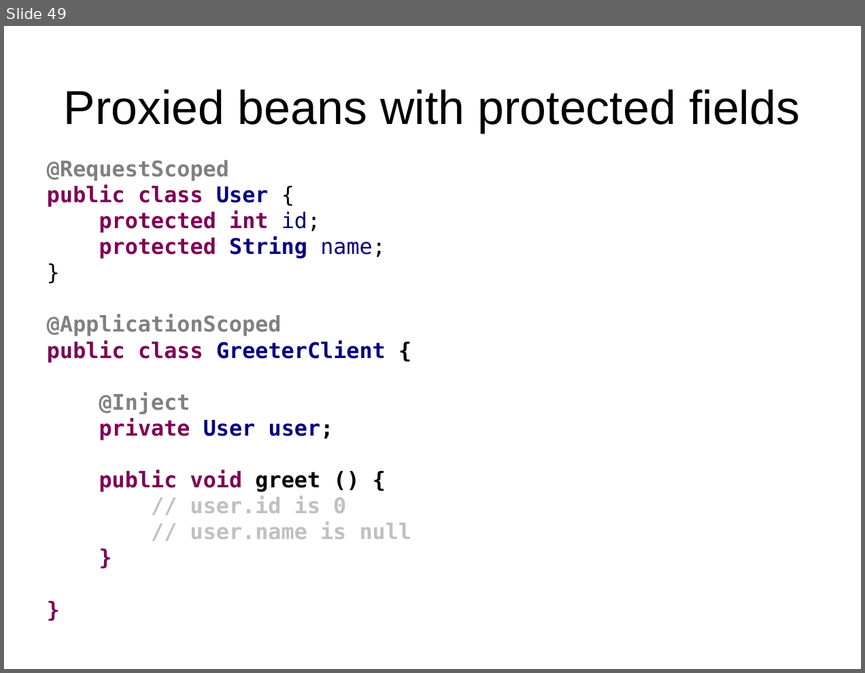
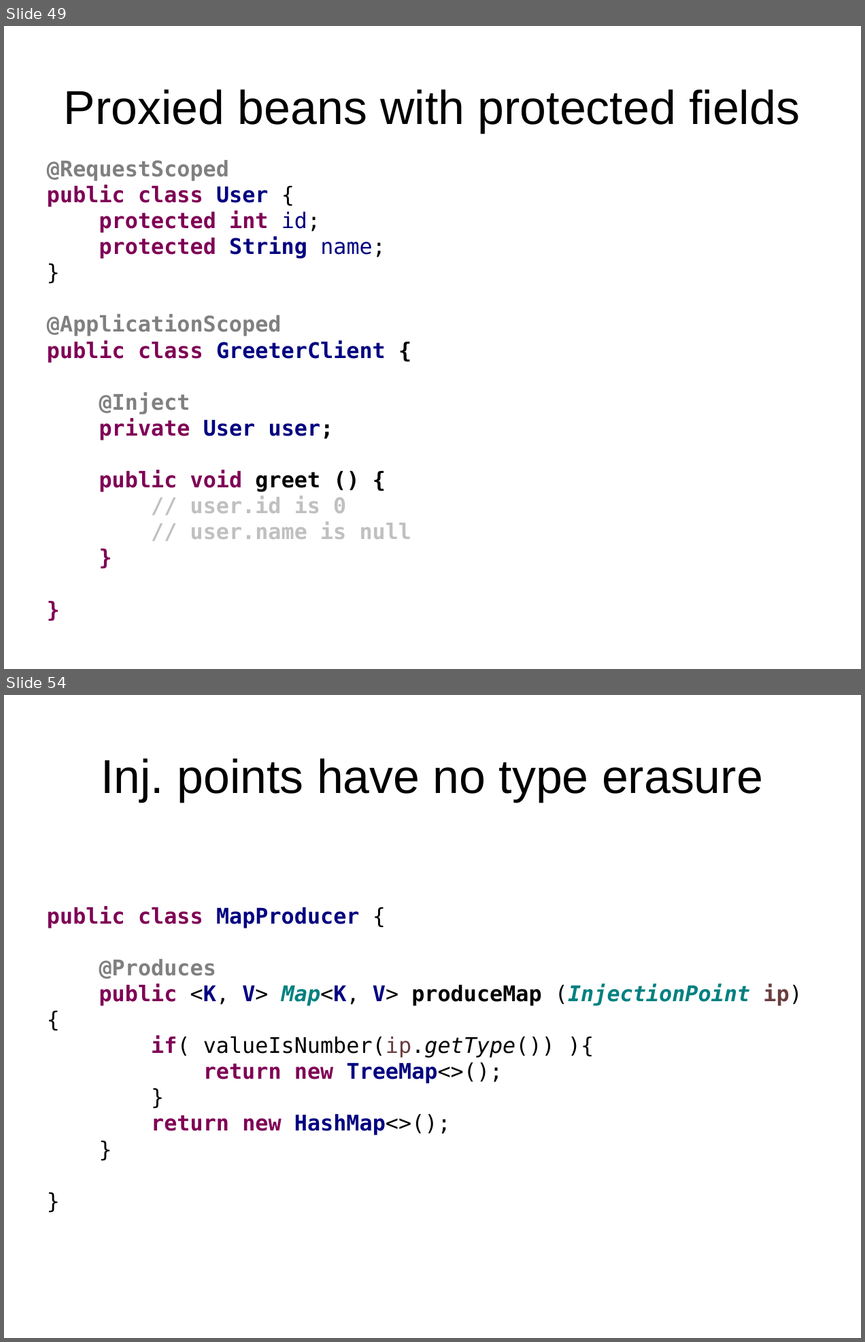
Before and after one commit to FrigoCoder/CDI, a slide deck: CDI.odp. Shown one above the other, each under a label of ours: slide 49 before the commit, slides 49 and 54 after it; the slides between them are not shown. The pictures are 865x673 and 865x1342 pixels, drawn with LibreOffice and Linux fonts; fonts in the diff are those of the drawing. Boxes give left, top, right and bottom in pixels: in the first picture for what was removed or moved away, otherwise in the second. Text is boxed around its words. In the diff, an @@ line names an element or a change of style, - is before the commit and + after.

Commit message:
Producers and events.

```diff
--- a/CDI.odp
+++ b/CDI.odp
@@ slide 54 added at (4, 695, 861, 1338), background #FFFFFF @@
@@ title added at (101, 758, 763, 802), 44 pt, text #000000 @@
+Inj. points have no type erasure
@@ text added at (47, 906, 802, 1135), 20 pt, text #000000, bold @@
+public class MapProducer {
+@Produces
+public <K, V> Map<K, V> produceMap (InjectionPoint ip) {
+if( valueIsNumber(ip.getType()) ){
+return new TreeMap<>();
+}
+return new HashMap<>();
+}
+}
```
Also in this commit, not shown: 9 other slides added, 10 other files.
